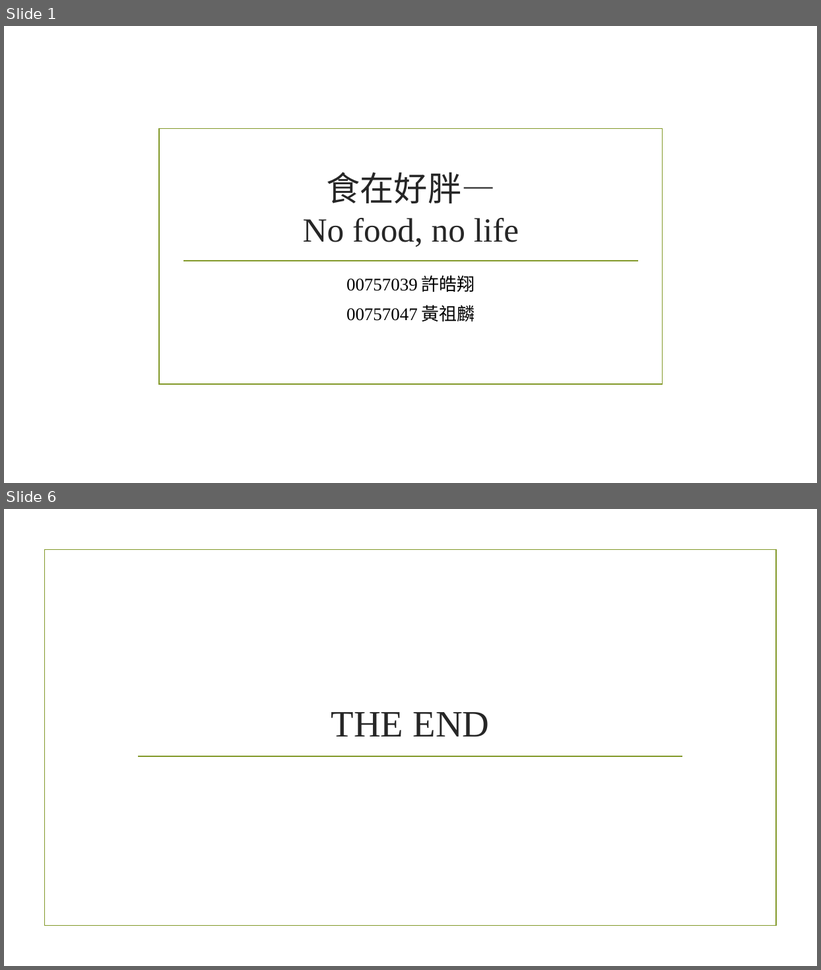
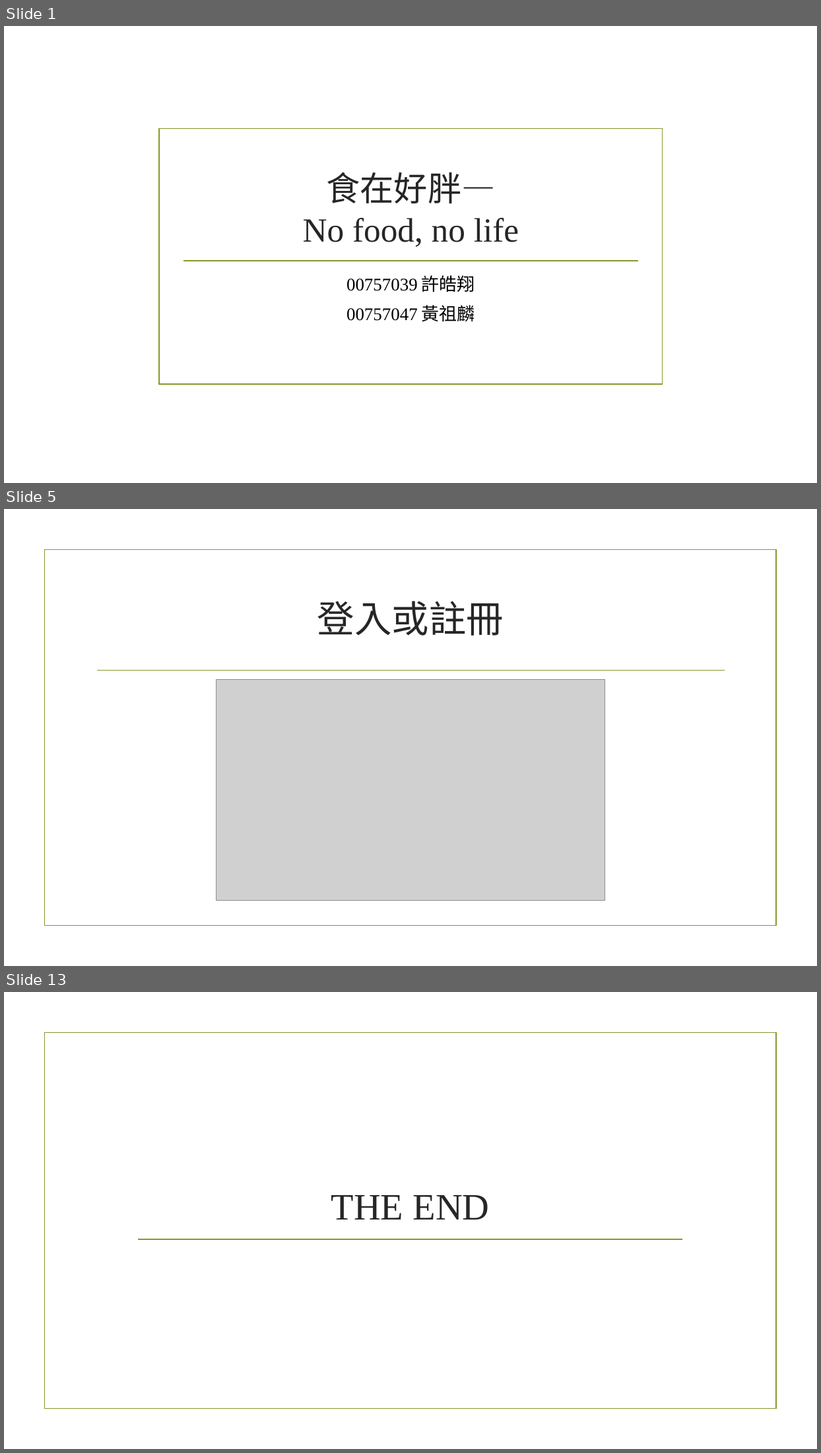
Before and after one commit to 00757039/NoFoodNoLife, a slide deck: 網站說明.pptx. Shown one above the other, each under a label of ours: slides 1 and 6 before the commit, slides 1, 5 and 13 after it; the slides between them are not shown. The pictures are 821x970 and 821x1453 pixels, drawn with LibreOffice and Linux fonts; fonts in the diff are those of the drawing; grey boxes stand for pictures; background and template pictures are left out. Boxes give left, top, right and bottom in pixels: in the first picture for what was removed or moved away, otherwise in the second. Text is boxed around its words. In the diff, an @@ line names an element or a change of style, - is before the commit and + after.

```diff
--- a/網站說明.pptx
+++ b/網站說明.pptx
@@ slide 5 added at box(4, 509, 817, 966), background picture (left out); not listed: 1 template element that a slide beside it also shows @@
@@ title added at box(318, 601, 504, 636), 44 pt, text #262626 @@
+登入或註冊
@@ line added from (97, 671) to (725, 671), #83992A 1.25 pt @@
@@ picture added at box(217, 680, 605, 901) @@
@@ what was slide 6 is now slide 13 @@
```
Also in this commit, not shown: 4 slides changed, 6 other slides added, 14 other files.
